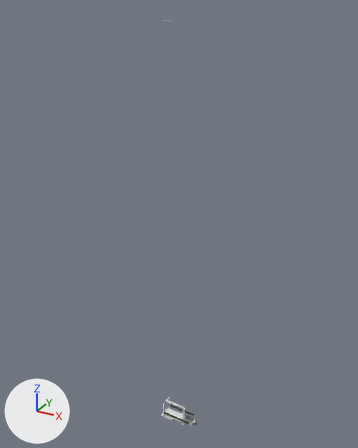
Before and after pictures for a commit that changed the FBX model road_train_trailer/meshes/trucks/tuning/double.fbx.
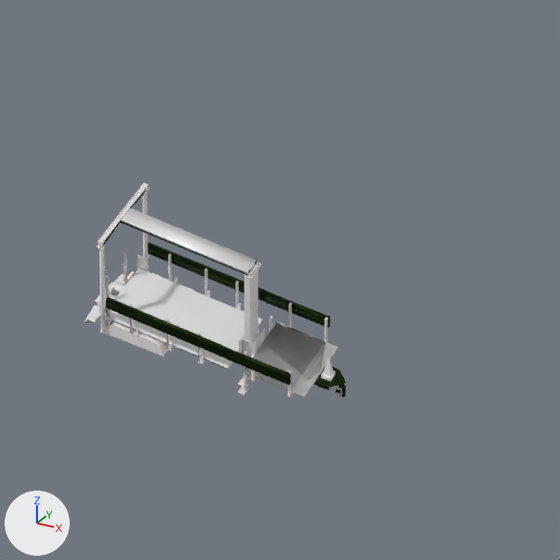
Each version appears first whole from a 50 mm lens placed at (0.499, -0.896, 1.028), pointed at (-0.008, 0.026, 0.567), and next in a close-up on the part from 42% to 63% of the width and 83% to 100% of the height. Arrows for +X, +Y and +Z are at lower left; the lights stay in place. Where no turn or scale is listed for an object, it has been applied to the vertices. Vertices at the same position are counted once.

Names of what the first close-up shows: 'arm.002', 'cdt_Anchor.003', 'cdt_Body.009', 'cdt_Hitch.007', 'cdt_Hook.002', 'cdt_Lift.024', 'cdt_Pin.012', 'double', 'extension.561', 'top.003'.
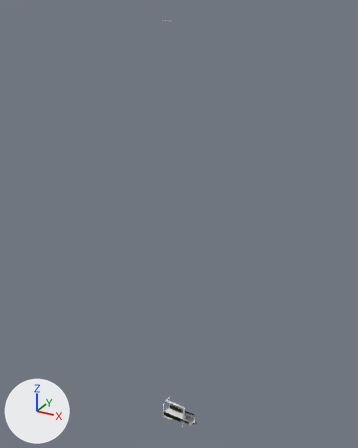
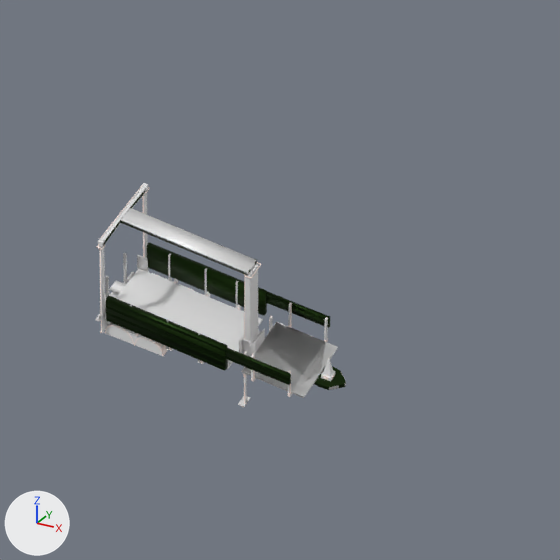
Edits to the bpy script that builds the scene:
```text
Change me_cube_014:
    where me_cube_014.from_pydata(...)  # 120 vertices, 92 faces; spans x 0.0117..0.0897, y -0.0161..0.0161, z -0.0305..0.0009
    me_cube_014 part 1: the loose piece of 8 vertices spanning x 0.0136..0.0635, y -0.0161..-0.0149, z -0.0304..-0.029 is copied, and the copy is moved by (0.0, 0.0, -0.003); it spans x 0.0136..0.0635, y -0.0161..-0.0149, z -0.0334..-0.032
    me_cube_014 part 2: the loose piece of 8 vertices spanning x 0.0136..0.0635, y -0.0161..-0.0149, z -0.0304..-0.029 is copied, and the copy is moved by (0.0, 0.0, -0.006); it spans x 0.0136..0.0635, y -0.0161..-0.0149, z -0.0365..-0.0351
Change me_cube_645:
    where me_cube_645.from_pydata(...)  # 272 vertices, 219 faces; spans x 0.255..0.2901, y -0.0119..-0.002, z -0.0248..-0.0187
    verts and faces of me_cube_645; kept vertices keep their numbers, new ones are numbered from 272
    me_cube_645 part 3
    add delete_vertices([66, *range(69, 73), 77, 78, 79])  # with the faces that use them
Change me_cube_18109:
    remove me_cube_18109.from_pydata(...)  # 24287 vertices, 19352 faces; spans x 0.1863..0.285, y -0.0327..0.0031, z -0.0307..0.0195
    add me_cube_18109.from_pydata(...)  # 23665 vertices, 18706 faces; spans x 0.1959..0.285, y -0.0327..0.0031, z -0.0371..0.0195
    me_cube_18109 part 4: the loose piece of 8 vertices spanning x 0.2521..0.2547, y -0.0265..-0.0215, z -0.0271..-0.0269 is moved by (0.0, 0.0, -0.0099)
    me_cube_18109 part 5: 22 loose pieces with 596 vertices, spanning x 0.187..0.1944, y -0.0277..-0.0018, z -0.027..-0.0206, are deleted
Change me_cube_016_cube_188:
    where me_cube_016_cube_188.from_pydata(...)  # 56 vertices, 34 faces; spans x 0.0217..0.0243, y -0.0117..0.0117, z 0.0111..0.0251
    me_cube_016_cube_188 part 6: the whole mesh is moved by (-0.0239, 0.0, -0.0093)
Change me_cube_298:
    where me_cube_298.from_pydata(...)  # 428 vertices, 310 faces; spans x -0.0368..0.0192, y -0.0162..0.016, z 0.017..0.0313
    me_cube_298 part 7: 6 vertices removed from x -0.0311..0.0188, y -0.0162..-0.015, z 0.0266..0.0313; 6 vertices added at x -0.0311..0.0188, y -0.0162..-0.0142, z 0.0206..0.0313
    me_cube_298 part 8: 6 vertices moved from x -0.0311..0.0188, y 0.0148..0.016, z 0.0266..0.0313 to x -0.0311..0.0188, y 0.0141..0.016, z 0.0206..0.0313
Remove ob_cdt_hitch_007:
    ob_cdt_hitch_007 = bpy.data.objects.new('cdt_Hitch.007', me_cube_035)
Remove ob_cdt_hook_002:
    ob_cdt_hook_002 = bpy.data.objects.new('cdt_Hook.002', me_cube_655)
Change ob_cdt_anchor_003:
    ob_cdt_anchor_003.location: (0.0, 0.0, -0.0114) -> (0.0238, 0.0, -0.0081)
```

Where the change shows, as pixel boxes [x1, y1, x2, y2] in the close-ups (560 x 560 px; the box of a moved part takes in the faces that stretch with it):
'cdt_Lift.024', reshaped: before [100, 243, 267, 369]; after [100, 243, 267, 370]
'extension.561', reshaped: before [85, 185, 335, 397]; after [97, 185, 335, 407]
'arm.002', reshaped: before [314, 366, 346, 397]; after [314, 366, 346, 390]
'cdt_Hitch.007', deleted: before [84, 274, 128, 323]
'cdt_Anchor.003', moved: before [238, 383, 251, 395]; after [238, 382, 251, 407]
'cdt_Hook.002', deleted: before [335, 388, 342, 397]
part 1 of me_cube_014, added: after [106, 312, 225, 364]
part 2 of me_cube_014, added: after [106, 318, 225, 371]
part 3 of me_cube_645, deleted: before [342, 386, 346, 397]
part 4 of me_cube_18109, moved or reshaped (not visible afterwards): before [238, 376, 251, 387]
part 5 of me_cube_18109, deleted: before [85, 272, 134, 324]
part 7 of me_cube_298, moved or reshaped: before [106, 297, 226, 356]; after [106, 295, 228, 370]
part 8 of me_cube_298, moved or reshaped: before [148, 243, 267, 302]; after [147, 243, 267, 316]
